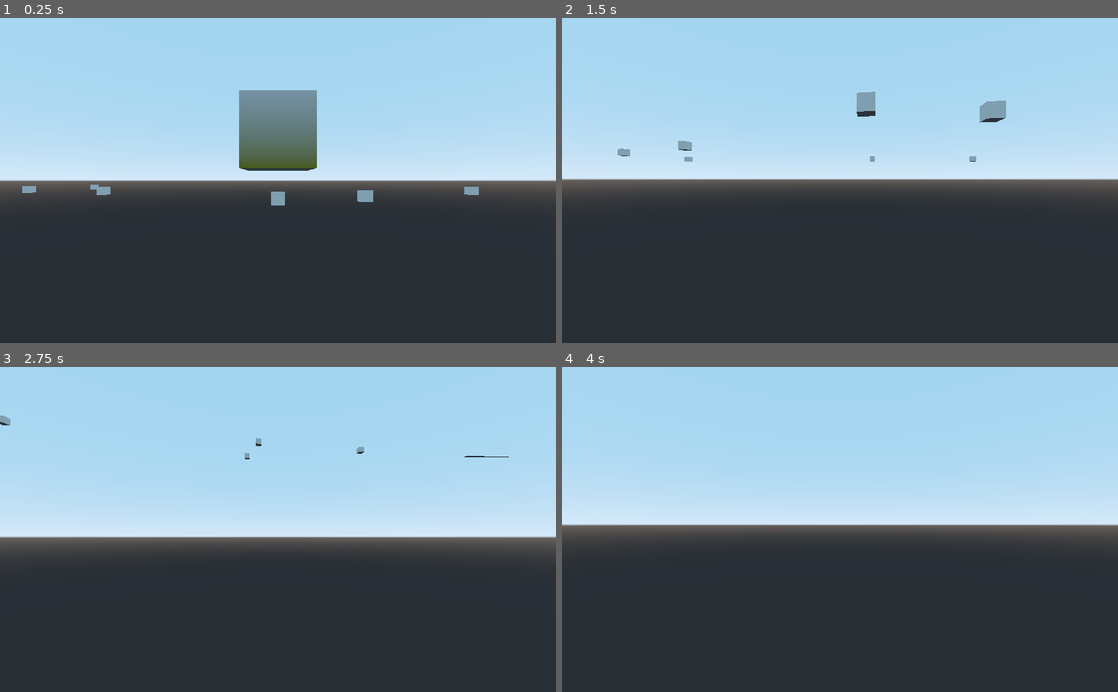
Above: before the commit, frames 1-4 (two rows, left to right).
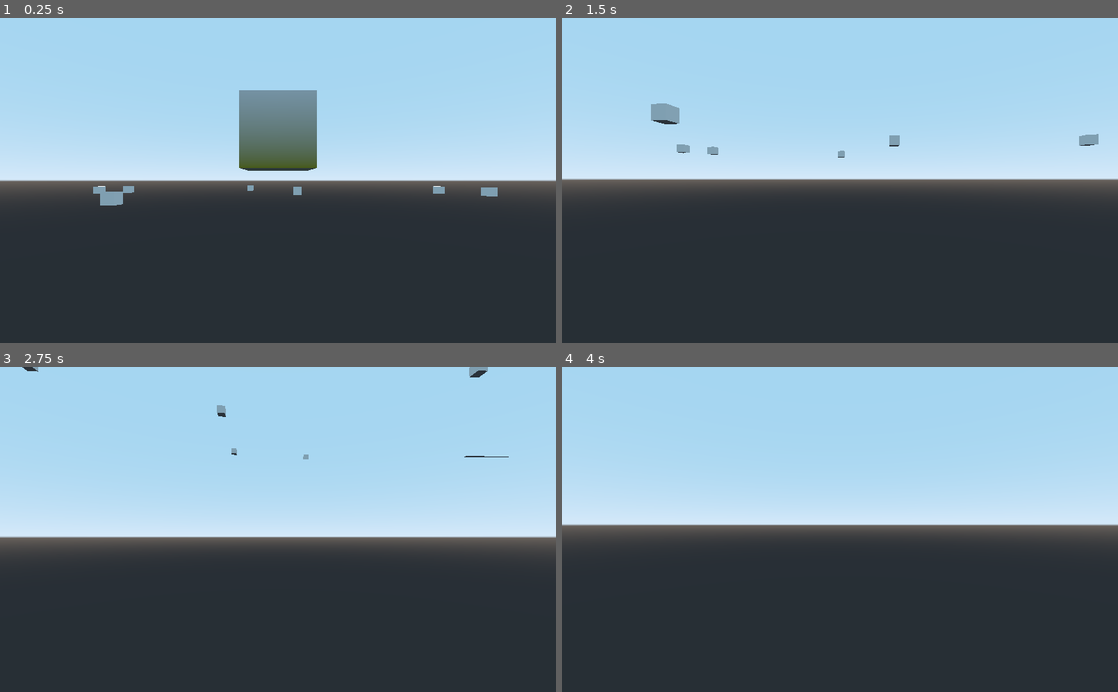
Above: after the commit, the same moments.

Repository: MilanFIN/Prototype-world
Game: Godot game, scene res://Game.tscn
The game is run twice, just before and just after one commit, with the same random seed, the same clock (stepped at 60 frames per second) and the same inputs.
Inputs (mouse positions are in pixels of both pictures, inside the frame that each line leads up to):
- Up to frame 1 (0.25 s): no input
- Up to frame 2 (1.5 s): move the mouse to (867, 180) at 0.52 s; hold W (forward) from 0.53 s (still down); tap Space (jump) at 0.77 s; move the mouse to (812, 180) at 1.27 s
- Up to frame 3 (2.75 s): keep holding W (forward); tap Space (jump) at 1.52 s; move the mouse to (289, 523) at 2.02 s
- Up to frame 4 (4 s): keep holding W (forward); move the mouse to (834, 536) at 2.77 s; tap Space (jump) at 3.02, 3.77 s; move the mouse to (878, 532) at 3.52 s

The runs differ from the first frame. In frame 1, 0.8% of the frame differs, in the area x 4-90%, y 51-58%; in frame 2, 1.2%, in the area x 10-97%, y 22-45%; in frame 3, 0.3%; in frame 4, nothing differs.

Commit message:
noise based object locations

Diff:
--- a/Assets/Objects/StaticObject.gd
+++ b/Assets/Objects/StaticObject.gd
@@ -17,7 +17,7 @@
 		if (ground != null):
 			transform.origin.y = ground.y
 			set = true
-			print("SET TO: ", ground)
+			#print("SET TO: ", ground)
 
 
 # Called every frame. 'delta' is the elapsed time since the previous frame.
--- a/Scripts/ObjectGenerator.gd
+++ b/Scripts/ObjectGenerator.gd
@@ -13,7 +13,10 @@
 
 
 func populate(x, z, chunkSize, resolution, objectNode):
-	randomize()
+	var coordinates = Vector2(x, z)
+	if (coordinates in populations):
+		return
+
 	var tileSize = float(chunkSize) / resolution
 	var limit = float(chunkSize) / 2 - tileSize/2
 	var points = []
@@ -24,11 +27,19 @@
 
 	for i in points:
 		for j in points:
-			var val = rand_range(0.0,1.0)
-			if (val > 0.99):
-
+			#
+			if (rand_range(0,1) < 0.01):
 				var newObj = staticobj.instance()
 				newObj.transform.origin = Vector3(x*chunkSize +i, 500, z*chunkSize + j)
-				print(newObj.transform.origin)
+
 				objectNode.add_child(newObj)
 				newObj.initialized = true
+
+				if (not (coordinates in populations)):
+					populations[coordinates] = [newObj]
+				else:
+					populations[coordinates].push_back(newObj)
+
+	if (len(points) == 0):
+		if (not (coordinates in populations)):
+			populations[coordinates] = []
--- a/Scripts/TerrainGenerator.gd
+++ b/Scripts/TerrainGenerator.gd
@@ -183,7 +183,7 @@
 
 	for i in points:#range(-limit, limit+1, tileSize):
 		for j in points:#range(-limit, limit+1, tileSize):
-			#print(i, ", ", j)
+
 			var X = tileSize / 2
 			var Z = tileSize / 2
 
--- a/Scripts/ValueGenerator.gd
+++ b/Scripts/ValueGenerator.gd
@@ -10,6 +10,7 @@
 var objectDensity = OpenSimplexNoise.new()
 var objectType = OpenSimplexNoise.new()
 
+var objectProbability = 0.01
 
 
 
@@ -32,7 +33,11 @@
 	noise2.period = 2048#256
 	noise2.persistence = 0.5
 
-	print(noise.seed, ", ", noise2.seed)
+	#print(noise.seed, ", ", noise2.seed)
+
+	objectDensity.seed = noise.seed +2
+	objectDensity.octaves = 1
+	objectDensity.period = 16
 
 
 
@@ -41,6 +46,12 @@
 	var layer2 = (noise2.get_noise_2d(x, z) +1) * planeVariance
 	return layer1*layer2
 
+# figures out if a world coordinate (x,z) should have any type of object in it
+func hasObject(x, z):
+	if ((objectDensity.get_noise_2d(x, z) +1) *0.5 < objectProbability):
+
+		return true
+	return false
 # Called every frame. 'delta' is the elapsed time since the previous frame.
 #func _process(delta: float) -> void:
 #	pass
